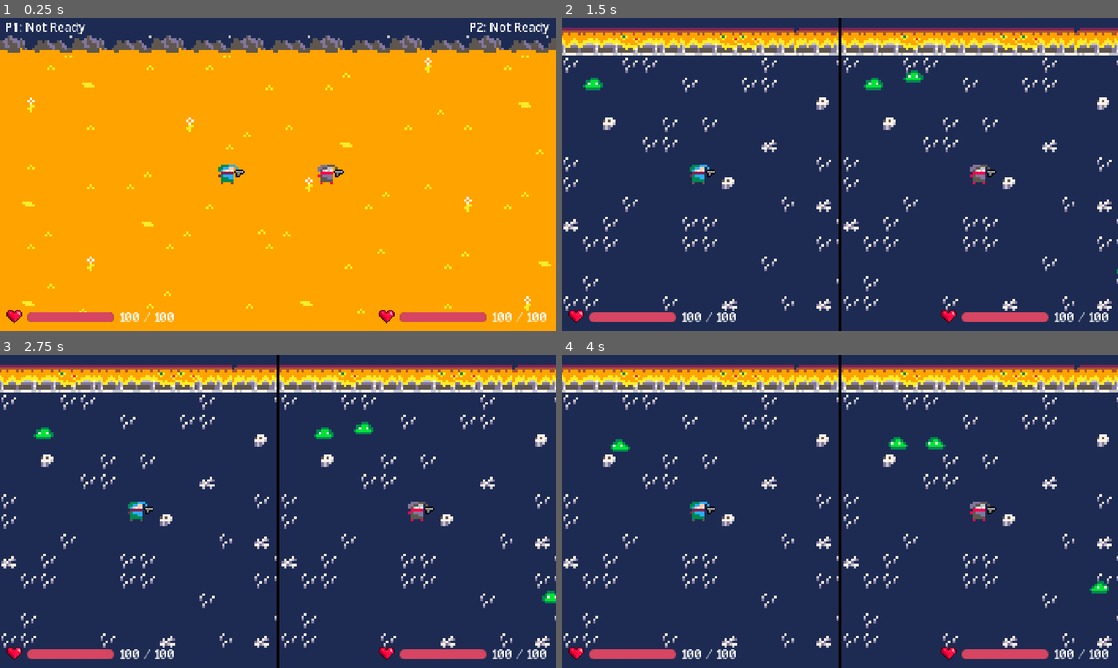
Above: before the commit, frames 1-4 (two rows, left to right).
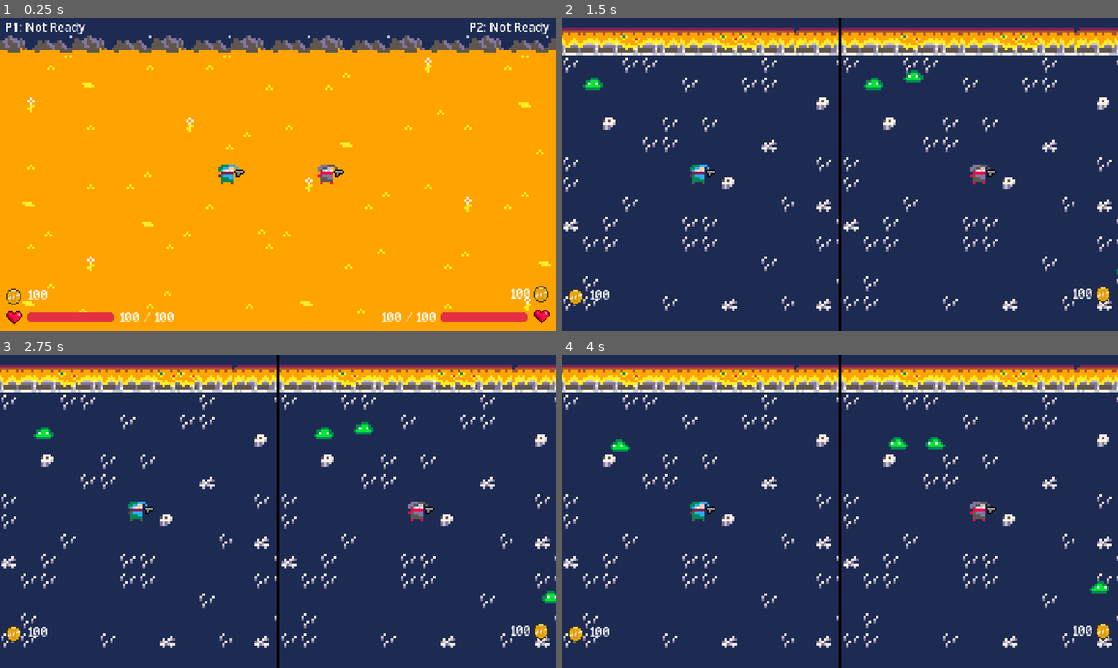
Above: after the commit, the same moments.

Repository: SamZhang150/rivals-ascent
Game: Godot game, scene res://scenes/core/splitscreen.tscn
Same seed, same stepped clock (60 frames per second), same inputs: the game is played once before the commit and once after it.
Inputs (mouse positions are in pixels of both pictures, inside the frame that each line leads up to):
- Up to frame 1 (0.25 s): no input
- Up to frame 2 (1.5 s): tap Enter at 0.5 s; move the mouse to (962, 158) at 0.52 s; hold Shift (p1_ready) 0.53-1.28 s; tap Space at 1.25 s; move the mouse to (728, 190) at 1.27 s; tap M (p2_ready) at 1.35 s
- Up to frame 3 (2.75 s): move the mouse to (333, 442) at 2.02 s; hold Shift (p1_ready) from 2.03 s (still down)
- Up to frame 4 (4 s): move the mouse to (812, 574) at 2.77 s; release Shift (p1_ready) at 2.78 s; tap M (p2_ready) at 2.85 s; move the mouse to (1006, 558) at 3.52 s; hold Shift (p1_ready) from 3.53 s (still down)

The runs differ from the first frame. In frame 1, 1.8% of the frame differs, in the area x 1-99%, y 85-98%; in frame 2, 1.8%; in frame 3, 1.8%; in frame 4, 1.8%.

Commit message:
added coin UI on screen, coin loss, toggle hp bar, coin popup when gaining

Diff:
--- a/scenes/core/splitscreen.tscn
+++ b/scenes/core/splitscreen.tscn
@@ -7,6 +7,8 @@
 [ext_resource type="PackedScene" uid="uid://dghjbmvjnkbp7" path="res://scenes/entities/player.tscn" id="5_w00f7"]
 [ext_resource type="PackedScene" uid="uid://cdydk6yspqiuv" path="res://scenes/ui/health_ui.tscn" id="6_uskqa"]
 [ext_resource type="PackedScene" uid="uid://ddh3y03ry2ldy" path="res://scenes/ui/shop_ui.tscn" id="6_w74f3"]
+[ext_resource type="PackedScene" uid="uid://lnf4k78q8ngj" path="res://scenes/ui/coin_ui.tscn" id="8_uskqa"]
+[ext_resource type="PackedScene" uid="uid://hsavvx8g3u5l" path="res://scenes/ui/coin_popup.tscn" id="9_crw4u"]
 
 [node name="Splitscreen" type="Node2D" unique_id=1386558526]
 z_index = -5
@@ -19,6 +21,8 @@
 player_scene = ExtResource("5_w00f7")
 
 [node name="World" type="Node2D" parent="." unique_id=907279618]
+
+[node name="CoinPopup" parent="World" unique_id=2138822105 instance=ExtResource("9_crw4u")]
 
 [node name="ScreenDisplay" type="CanvasLayer" parent="." unique_id=25438073]
 
@@ -111,3 +115,8 @@
 is_left = true
 
 [node name="HealthUIRight" parent="UI" unique_id=1368796784 instance=ExtResource("6_uskqa")]
+
+[node name="CoinUILeft" parent="UI" unique_id=1805541628 instance=ExtResource("8_uskqa")]
+is_left = true
+
+[node name="CoinUIRight" parent="UI" unique_id=1042570206 instance=ExtResource("8_uskqa")]
--- /dev/null
+++ b/scenes/ui/coin_popup.tscn
@@ -0,0 +1,25 @@
+[gd_scene format=3 uid="uid://hsavvx8g3u5l"]
+
+[ext_resource type="Script" uid="uid://cfmj80avmenfl" path="res://scripts/ui/coin_popup.gd" id="1_0gtlh"]
+[ext_resource type="Texture2D" uid="uid://cxis35niux1ot" path="res://assets/sprites/icons/coin_sprite.png" id="1_13knk"]
+
+[node name="CoinPopup" type="Control" unique_id=2138822105]
+custom_minimum_size = Vector2(40, 20)
+layout_mode = 3
+anchors_preset = 0
+scale = Vector2(0.85, 0.85)
+script = ExtResource("1_0gtlh")
+
+[node name="CoinIcon" type="TextureRect" parent="." unique_id=1181116214]
+layout_mode = 0
+offset_right = 40.0
+offset_bottom = 40.0
+scale = Vector2(0.8, 0.8)
+texture = ExtResource("1_13knk")
+expand_mode = 2
+stretch_mode = 2
+
+[node name="Label" type="Label" parent="." unique_id=1389079302]
+layout_mode = 0
+offset_right = 40.0
+offset_bottom = 23.0
--- /dev/null
+++ b/scenes/ui/coin_ui.tscn
@@ -0,0 +1,30 @@
+[gd_scene format=3 uid="uid://lnf4k78q8ngj"]
+
+[ext_resource type="Script" uid="uid://bsvwepqabu4w7" path="res://scripts/ui/coin_ui.gd" id="1_55f6b"]
+[ext_resource type="Texture2D" uid="uid://cxis35niux1ot" path="res://assets/sprites/icons/coin_sprite.png" id="2_bq2r8"]
+[ext_resource type="FontFile" uid="uid://cqhlyweokgngl" path="res://assets/fonts/pixel_font.ttf" id="3_bq2r8"]
+
+[node name="CoinUI" type="Control" unique_id=1805541628]
+layout_mode = 3
+anchors_preset = 15
+anchor_right = 1.0
+anchor_bottom = 1.0
+grow_horizontal = 2
+grow_vertical = 2
+script = ExtResource("1_55f6b")
+
+[node name="CoinIcon" type="TextureRect" parent="." unique_id=593108442]
+layout_mode = 0
+offset_right = 40.0
+offset_bottom = 40.0
+scale = Vector2(0.8, 0.8)
+texture = ExtResource("2_bq2r8")
+expand_mode = 2
+stretch_mode = 2
+
+[node name="CoinLabel" type="Label" parent="." unique_id=1457467911]
+layout_mode = 0
+offset_right = 40.0
+offset_bottom = 23.0
+theme_override_fonts/font = ExtResource("3_bq2r8")
+theme_override_font_sizes/font_size = 10
--- a/scenes/ui/health_ui.tscn
+++ b/scenes/ui/health_ui.tscn
@@ -1,8 +1,8 @@
 [gd_scene format=3 uid="uid://cdydk6yspqiuv"]
 
 [ext_resource type="Script" uid="uid://ddi3vwa2qtbao" path="res://scripts/ui/health_ui.gd" id="1_hdb0t"]
-[ext_resource type="Texture2D" uid="uid://bmwi5j1lu0iws" path="res://assets/sprites/heart.png" id="2_6rypn"]
-[ext_resource type="FontFile" uid="uid://cqhlyweokgngl" path="res://assets/pixel_font.ttf" id="3_fht25"]
+[ext_resource type="Texture2D" uid="uid://bmwi5j1lu0iws" path="res://assets/sprites/icons/heart.png" id="2_6rypn"]
+[ext_resource type="FontFile" uid="uid://cqhlyweokgngl" path="res://assets/fonts/pixel_font.ttf" id="3_fht25"]
 
 [sub_resource type="LabelSettings" id="LabelSettings_6rypn"]
 font = ExtResource("3_fht25")
--- a/scripts/core/splitscreen.gd
+++ b/scripts/core/splitscreen.gd
@@ -151,6 +151,7 @@
 	p1.name = "Player1"
 	p1.player_id = 1                    # set BEFORE add_child
 	p1.health_ui = $UI/HealthUILeft
+	p1.coin_ui = $UI/CoinUILeft
 	p1.set_meta("player_id", 1)
 	world.add_child(p1)                 # _ready() fires here
 
@@ -158,6 +159,7 @@
 	p2.name = "Player2"
 	p2.player_id = 2                    # set BEFORE add_child
 	p2.health_ui = $UI/HealthUIRight
+	p2.coin_ui = $UI/CoinUIRight
 	p2.set_meta("player_id", 2)
 	world.add_child(p2)
 
@@ -169,9 +171,15 @@
 	p2_ready = false
 	_hide_all_ui()
 
+
+
 	match phase:
 		Phase.LOBBY:
 			_clear_rooms()
+
+			p1.set_phase_state(true, true, false)
+			p2.set_phase_state(true, true, false)
+
 			lobby_instance = _place_room(lobby_room_scene, Vector2.ZERO)
 			_set_screen_mode(ScreenMode.SHARED)
 			var spawn = lobby_instance.get_node("SpawnPoint") as Marker2D
@@ -182,8 +190,13 @@
 			ready_up_ui.visible = true
 			_update_ready_ui()
 
+
 		Phase.DUNGEON:
 			_clear_rooms()
+
+			p1.set_phase_state(false, true, true)
+			p2.set_phase_state(false, true, true)
+
 			_set_screen_mode(ScreenMode.SPLIT)
 			p1_room_index = 0
 			p2_room_index = 0
@@ -198,9 +211,15 @@
 			# One player is in shop, other still in dungeon
 			# Stay splitscreen
 			_set_screen_mode(ScreenMode.SPLIT)
+			p1.set_phase_state(false, false, false)
+			p2.set_phase_state(false, false, false)
 
 		Phase.SHOP:
 			_set_screen_mode(ScreenMode.SHARED)
+
+			p1.set_phase_state(false, false, false)
+			p2.set_phase_state(false, false, false)
+
 			if not shop_instance:
 				shop_instance = _place_room(shop_room_scene, Vector2(ROOM_SPACING * 5, 0))
 			var spawn = shop_instance.get_node("SpawnPoint") as Marker2D
@@ -212,6 +231,8 @@
 
 		Phase.PVP:
 			_set_screen_mode(ScreenMode.SHARED)
+			p1.set_phase_state(true, true, false)
+			p2.set_phase_state(true, true, false)
 			pvp_instance = _place_room(pvp_room_scene, Vector2(ROOM_SPACING * 6, 0))
 			var spawn = pvp_instance.get_node("SpawnPoint") as Marker2D
 			p1.global_position = spawn.global_position + Vector2(-80, 0)
--- a/scripts/enemies/slime.gd
+++ b/scripts/enemies/slime.gd
@@ -6,6 +6,7 @@
 @export var max_health := 70
 @export var touch_damage := 2
 @export var knockback_strength := 110.0
+@export var coin_reward: int = 5
 
 @onready var sprite = $AnimatedSprite2D
 @onready var hurtbox = $HurtboxArea
@@ -19,6 +20,7 @@
 
 var health := 0
 var dead := false
+var last_damager: Node = null
 var knockback := Vector2.ZERO
 var player: CharacterBody2D = null
 
@@ -59,9 +61,13 @@
 
 	move_and_slide()
 
-func take_damage(amount: int, from_position: Vector2) -> void:
+func take_damage(amount: int, from_position: Vector2, damager: Node = null) -> void:
 	if dead:
 		return
+
+	if damager != null:
+		last_damager = damager
+
 
 	health -= amount
 	health = clamp(health, 0, max_health)
@@ -73,6 +79,8 @@
 	knockback = (global_position - from_position).normalized() * knockback_strength
 
 	if health <= 0:
+		if last_damager != null and last_damager.has_method("add_gold"):
+			last_damager.add_gold(coin_reward)
 		die()
 
 func _on_hurtbox_area_entered(body: Node) -> void:
--- a/scripts/player.gd
+++ b/scripts/player.gd
@@ -26,8 +26,13 @@
 
 # ─── STATE ───────────────────────────────────────────────
 var player_id: int = 1  # set by game manager on spawn
+
 var can_move: bool = true
 var can_attack: bool = false
+var can_take_damage: bool = false
+var damage_uses_coins: bool = false
+
+
 var is_attacking: bool = false
 var last_move_direction: Vector2 = Vector2.RIGHT
 var equipped_weapon: Node2D = null
@@ -56,6 +61,12 @@
 
 @export var health_ui_path: NodePath
 var health_ui = get_node_or_null(health_ui_path)
+
+@export var coin_ui_path: NodePath
+var coin_ui = get_node_or_null(coin_ui_path)
+@export var coin_popup_scene: PackedScene = preload("res://scenes/ui/coin_popup.tscn")
+
+
 @onready var shop_ui: Node = get_tree().current_scene.get_node("UI/ShopUI")
 
 signal died(player_id: int)
@@ -82,6 +93,7 @@
 
 	_set_health(get_max_health())
 	_update_health_ui()
+	_update_coin_ui()
 
 	sprite.play(_prefix + "idle")
 	_equip_starter_weapon()
@@ -188,10 +200,43 @@
 func _set_dead(value: bool) -> void:
 	Global.player_stats[player_id]["is_dead"] = value
 
+func set_phase_state(show_health: bool, damage_enabled: bool, use_coins: bool = false) -> void:
+	can_take_damage = damage_enabled
+	damage_uses_coins = use_coins
+	if health_ui != null:
+		health_ui.visible = show_health
+
 func _update_health_ui() -> void:
 	if health_ui != null and health_ui.has_method("set_health"):
 		health_ui.set_health(get_health(), get_max_health())
 
+func _update_coin_ui() -> void:
+	if coin_ui != null and coin_ui.has_method("set_coins"):
+		coin_ui.set_coins(gold)
+
+func add_gold(amount: int) -> void:
+	gold += amount
+	_update_coin_ui()
+	_show_coin_popup(amount)
+
+func _show_coin_popup(amount: int) -> void:
+	if coin_popup_scene == null:
+		print("no coin popup scene assigned")
+		return
+
+	var popup = coin_popup_scene.instantiate()
+	var world = get_tree().current_scene.get_node("World")
+	world.add_child(popup)
+
+	popup.position = global_position + Vector2(0, -30)
+	popup.visible = true
+
+	print("spawned popup at ", popup.position)
+
+	if popup.has_method("show_amount"):
+		popup.show_amount(amount)
+	else:
+		print("popup missing show_amount")
 
 func _equip_starter_weapon() -> void:
 	if starter_weapon_scene == null:
@@ -256,8 +301,23 @@
 	attack_area.monitoring = false
 
 func take_damage(amount: int, from_position: Vector2) -> void:
-	if is_dead() or is_invulnerable:
-		return
+	if is_dead():
+		return
+
+	if damage_uses_coins:
+		if is_invulnerable:
+			return
+		gold = max(gold - amount, 0)
+		_update_coin_ui()
+		#print("lost ", amount, " coins")
+		#print("now has ", gold, " coins")
+		_start_invuln(get_invuln_time())
+		damage_knockback = (global_position - from_position).normalized() * get_knockback_strength()
+		return
+
+	if not can_take_damage or is_invulnerable:
+		return
+
 
 	_set_health(get_health() - amount)
 	_update_health_ui()
--- /dev/null
+++ b/scripts/ui/coin_popup.gd
@@ -0,0 +1,18 @@
+extends Control
+
+@onready var label: Label = $Label
+@onready var icon: TextureRect = $CoinIcon
+
+@export var rise_distance: float = 18.0
+@export var lifetime: float = 0.8
+
+func show_amount(amount: int) -> void:
+	label.text = "+" + str(amount)
+	modulate.a = 1.5
+
+	var end_pos := global_position + Vector2(0, -rise_distance)
+	var tween := create_tween()
+	tween.set_parallel(true)
+	tween.tween_property(self, "global_position", end_pos, lifetime)
+	tween.tween_property(self, "modulate:a", 0.0, lifetime)
+	tween.finished.connect(queue_free)
--- /dev/null
+++ b/scripts/ui/coin_ui.gd
@@ -0,0 +1,24 @@
+extends Control
+
+@onready var coin_icon: TextureRect = $CoinIcon
+@onready var label: Label = $CoinLabel
+
+@export var is_left: bool = false
+
+func _ready() -> void:
+	# top-right of each player's screen
+	if is_left:
+		position = Vector2(5, 218)
+		coin_icon.position = Vector2(0, 0)
+		label.position = Vector2(18, 1)
+	else:
+		position = Vector2(412, 218)
+		coin_icon.position = Vector2(18, -2)
+		label.position = Vector2(0, 0)
+
+
+
+	label.text = "0"
+
+func set_coins(amount: int) -> void:
+	label.text = str(amount)
--- a/scripts/ui/health_ui.gd
+++ b/scripts/ui/health_ui.gd
@@ -7,20 +7,25 @@
 @export var is_left: bool = false
 
 func _ready() -> void:
-	position = Vector2(5, 235)
+	if is_left:
+		position = Vector2(5, 235)
+		heart.position = Vector2(0, 1)
+		label.position = Vector2(22 + health_bar.custom_minimum_size.x, 2)
+		health_bar.position = Vector2(17, 2)
+	else:
+		position = Vector2(338, 235)
+		heart.position = Vector2(22 + health_bar.custom_minimum_size.x, 0)
+		label.position = Vector2(-30, 2)
+		health_bar.position = Vector2(17, 2)
 
-	if !is_left:
-		position = Vector2(305, 235)
 
-	heart.position = Vector2(0, 0)
-	label.position = Vector2(22 + health_bar.custom_minimum_size.x, 2)
-	health_bar.position = Vector2(17, 2)
 	health_bar.custom_minimum_size = Vector2(61, 6)
 
 	health_bar.show_percentage = false
 
 	var fill := StyleBoxFlat.new()
-	fill.bg_color = Color("#d64562")
+	fill.bg_color = Color("e52f44ff")
+	fill.border_color = Color("630a16ff")
 	fill.corner_radius_top_left = 8
 	fill.corner_radius_top_right = 8
 	fill.corner_radius_bottom_left = 8
--- a/scripts/weapons/laser_projectile.gd
+++ b/scripts/weapons/laser_projectile.gd
@@ -118,7 +118,7 @@
 	if enemy.has_method("lower_health"):
 		enemy.lower_health(damage)
 	elif enemy.has_method("take_damage"):
-		enemy.take_damage(damage, global_position)
+		enemy.take_damage(damage, global_position, projectile_owner)
 
 
 func _apply_player_damage(player: Node) -> void:
Renamed: assets/pixel_font.ttf -> assets/fonts/pixel_font.ttf
Not shown, changed: assets/fonts/pixel_font.ttf.import
Binary file added: assets/sprites/icons/coin_sprite.png
Not shown, changed: assets/sprites/icons/coin_sprite.png.import
Renamed: assets/sprites/heart.png -> assets/sprites/icons/heart.png
Not shown, added: assets/sprites/icons/heart.png.import
Not shown, added: scripts/ui/coin_popup.gd.uid
Not shown, added: scripts/ui/coin_ui.gd.uid
Not shown, added: scenes/core/splitscreen.tscn41120495705.tmp
Not shown, added: scenes/core/splitscreen.tscn41158993546.tmp
